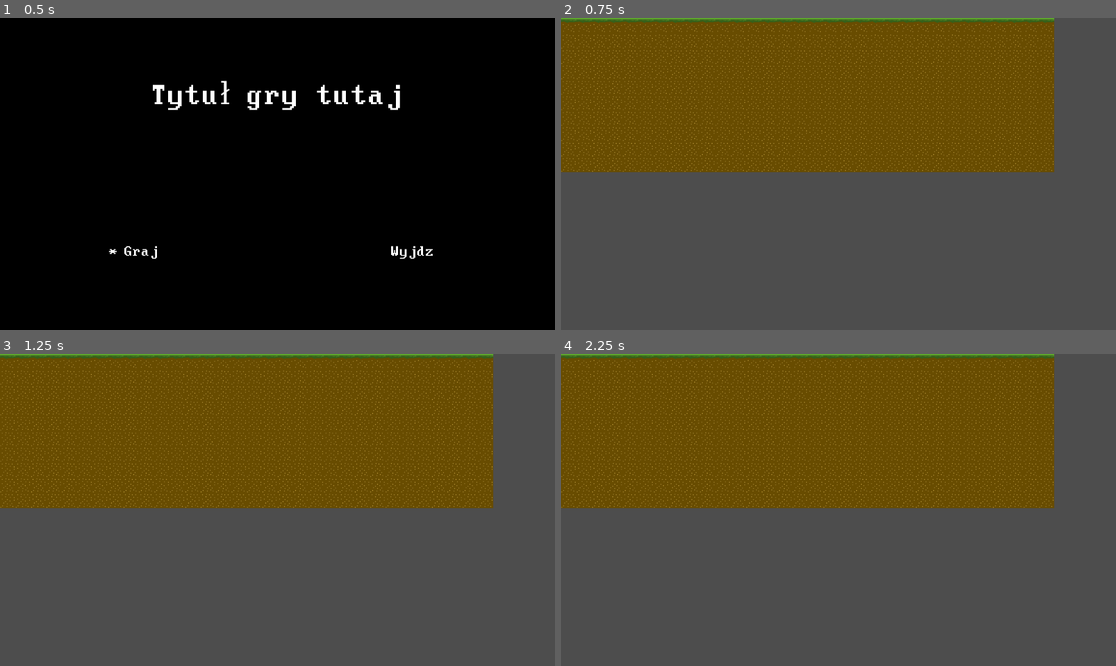
Above: before the commit, frames 1-4 (two rows, left to right).
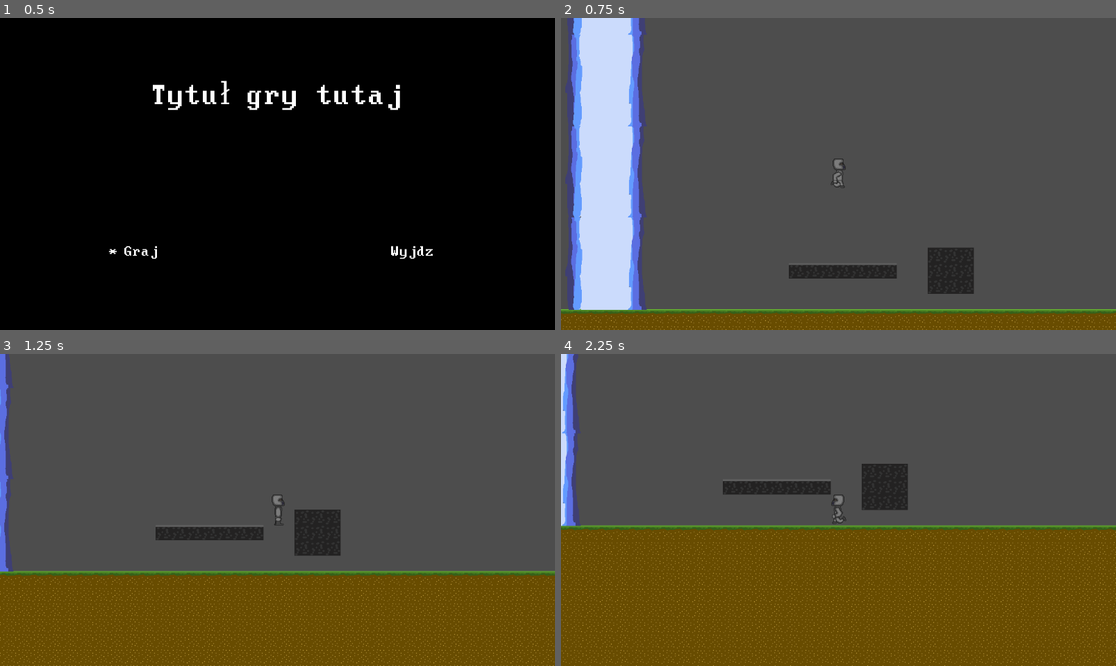
Above: after the commit, the same moments.

Repository: DjNikom/CTRLMINDDELETE2025
Game: Godot game, scene res://menu/ScenaMenu.tscn
The game is run twice, just before and just after one commit, with the same random seed, the same clock (stepped at 60 frames per second) and the same inputs.
Inputs:
- Up to frame 1 (0.5 s): no input
- Up to frame 2 (0.75 s): tap Enter (ui_accept) at 0.5 s; hold Right (ui_right) from 0.53 s (still down)
- Up to frame 3 (1.25 s): keep holding Right (ui_right); tap Enter (ui_accept) at 0.77 s
- Up to frame 4 (2.25 s): tap Enter (ui_accept) at 1.52 s; release Right (ui_right) at 2.03 s; hold Left (ui_left) from 2.03 s (still down)

Frame 1 is identical in both runs. In frame 2, 59% of the frame differs, in the area x 0-100%, y 0-100%; in frame 3, 77%; in frame 4, 89%.

Commit message:
Dodano pocisk i tekstury gracza.

Diff:
--- /dev/null
+++ b/new-game-project/assety/rycerz_kurwa_biega.tres
@@ -0,0 +1,39 @@
+[gd_resource type="SpriteFrames" load_steps=6 format=3 uid="uid://4ha77mkrepql"]
+
+[ext_resource type="Texture2D" uid="uid://ewrreabq8trp" path="res://assety/rycerz kurwa biega.png" id="1_j1mui"]
+
+[sub_resource type="AtlasTexture" id="AtlasTexture_ptyj0"]
+atlas = ExtResource("1_j1mui")
+region = Rect2(0, 0, 32, 64)
+
+[sub_resource type="AtlasTexture" id="AtlasTexture_jyogb"]
+atlas = ExtResource("1_j1mui")
+region = Rect2(32, 0, 32, 64)
+
+[sub_resource type="AtlasTexture" id="AtlasTexture_t1nso"]
+atlas = ExtResource("1_j1mui")
+region = Rect2(64, 0, 32, 64)
+
+[sub_resource type="AtlasTexture" id="AtlasTexture_ti61f"]
+atlas = ExtResource("1_j1mui")
+region = Rect2(96, 0, 32, 64)
+
+[resource]
+animations = [{
+"frames": [{
+"duration": 1.0,
+"texture": SubResource("AtlasTexture_ptyj0")
+}, {
+"duration": 1.0,
+"texture": SubResource("AtlasTexture_jyogb")
+}, {
+"duration": 1.0,
+"texture": SubResource("AtlasTexture_t1nso")
+}, {
+"duration": 1.0,
+"texture": SubResource("AtlasTexture_ti61f")
+}],
+"loop": true,
+"name": &"default",
+"speed": 9.0
+}]
--- a/new-game-project/player/gracz.gd
+++ b/new-game-project/player/gracz.gd
@@ -4,6 +4,8 @@
 const SPEED = 300.0
 const JUMP_VELOCITY = -400.0
 
+func _ready() -> void:
+	$AnimatedSprite2D.frame = 1
 
 func _physics_process(delta: float) -> void:
 	# Add the gravity.
@@ -17,9 +19,16 @@
 	# Get the input direction and handle the movement/deceleration.
 	# As good practice, you should replace UI actions with custom gameplay actions.
 	var direction := Input.get_axis("ui_left", "ui_right")
+	print(direction)
 	if direction:
+		if not $AnimatedSprite2D.is_playing():
+			$AnimatedSprite2D.play("default")
+		$AnimatedSprite2D.scale.x = direction
 		velocity.x = direction * SPEED
 	else:
+		if $AnimatedSprite2D.is_playing():
+			$AnimatedSprite2D.stop()
+			$AnimatedSprite2D.frame = 1
 		velocity.x = move_toward(velocity.x, 0, SPEED)
 
 	move_and_slide()
--- a/new-game-project/player/gracz.tscn
+++ b/new-game-project/player/gracz.tscn
@@ -1,38 +1,21 @@
-[gd_scene load_steps=6 format=3 uid="uid://deg1tljeykp3j"]
+[gd_scene load_steps=4 format=3 uid="uid://deg1tljeykp3j"]
 
 [ext_resource type="Script" uid="uid://b23f8kdg0ombn" path="res://player/gracz.gd" id="1_pprsy"]
-[ext_resource type="Texture2D" uid="uid://dwdmptraufh2d" path="res://assety/ziemia.png" id="2_pprsy"]
+[ext_resource type="SpriteFrames" uid="uid://4ha77mkrepql" path="res://assety/rycerz_kurwa_biega.tres" id="2_pprsy"]
 
 [sub_resource type="RectangleShape2D" id="RectangleShape2D_dhets"]
-size = Vector2(31, 28)
-
-[sub_resource type="AtlasTexture" id="AtlasTexture_novkp"]
-atlas = ExtResource("2_pprsy")
-region = Rect2(0, 0, 32, 32)
-
-[sub_resource type="SpriteFrames" id="SpriteFrames_nhorx"]
-animations = [{
-"frames": [{
-"duration": 1.0,
-"texture": SubResource("AtlasTexture_novkp")
-}],
-"loop": true,
-"name": &"default",
-"speed": 5.0
-}]
+size = Vector2(31, 64)
 
 [node name="Gracz" type="CharacterBody2D"]
 script = ExtResource("1_pprsy")
 
 [node name="CollisionShape2D" type="CollisionShape2D" parent="."]
-position = Vector2(48.5, -7)
 shape = SubResource("RectangleShape2D_dhets")
 
 [node name="AnimatedSprite2D" type="AnimatedSprite2D" parent="."]
-position = Vector2(49, -8)
-sprite_frames = SubResource("SpriteFrames_nhorx")
+sprite_frames = ExtResource("2_pprsy")
+frame_progress = 0.9441545
 
 [node name="Camera2D" type="Camera2D" parent="."]
-position = Vector2(50, -14)
 
 [node name="CanvasModulate" type="CanvasModulate" parent="."]
--- a/new-game-project/test/testowa.tscn
+++ b/new-game-project/test/testowa.tscn
@@ -1,11 +1,18 @@
-[gd_scene load_steps=6 format=4 uid="uid://dny7iql35xrpi"]
+[gd_scene load_steps=9 format=4 uid="uid://dny7iql35xrpi"]
 
 [ext_resource type="TileSet" uid="uid://chslyd8yits5j" path="res://assety/teren.tres" id="1_jold6"]
 [ext_resource type="Script" uid="uid://db4sw8c71mry" path="res://assety/animate barrier.gd" id="2_7q4es"]
+[ext_resource type="PackedScene" uid="uid://deg1tljeykp3j" path="res://player/gracz.tscn" id="2_vanjc"]
 [ext_resource type="SpriteFrames" uid="uid://vjkocbqgpl6g" path="res://assety/bariera_anim.tres" id="3_vanjc"]
 
 [sub_resource type="WorldBoundaryShape2D" id="WorldBoundaryShape2D_y245x"]
 distance = -7.0
+
+[sub_resource type="RectangleShape2D" id="RectangleShape2D_7q4es"]
+size = Vector2(224, 33)
+
+[sub_resource type="RectangleShape2D" id="RectangleShape2D_vanjc"]
+size = Vector2(96, 96)
 
 [sub_resource type="WorldBoundaryShape2D" id="WorldBoundaryShape2D_ei7s0"]
 normal = Vector2(1, 0)
@@ -23,6 +30,17 @@
 position = Vector2(-2, 7)
 tile_map_data = PackedByteArray("AAD8/wAAAAAAAAAAAAD9/wAAAAAAAAAAAAD+/wAAAAAAAAAAAAD//wAAAAAAAAAAAAAAAAAAAAAAAAAAAAABAA …(9456 unchanged characters)…
 tile_set = ExtResource("1_jold6")
+
+[node name="CollisionShape2D2" type="CollisionShape2D" parent="Ziemia"]
+position = Vector2(46, -72.5)
+shape = SubResource("RectangleShape2D_7q4es")
+
+[node name="CollisionShape2D3" type="CollisionShape2D" parent="Ziemia"]
+position = Vector2(270, -73)
+shape = SubResource("RectangleShape2D_vanjc")
+
+[node name="Gracz" parent="Ziemia" instance=ExtResource("2_vanjc")]
+position = Vector2(-23, -295)
 
 [node name="Bariera1" type="StaticBody2D" parent="."]
 position = Vector2(-446, -95)
Binary file changed: new-game-project/assety/Sprite-0005.ase
Binary file added: new-game-project/assety/fireball.png
Binary file changed: new-game-project/assety/rycerz kurwa biega.png
